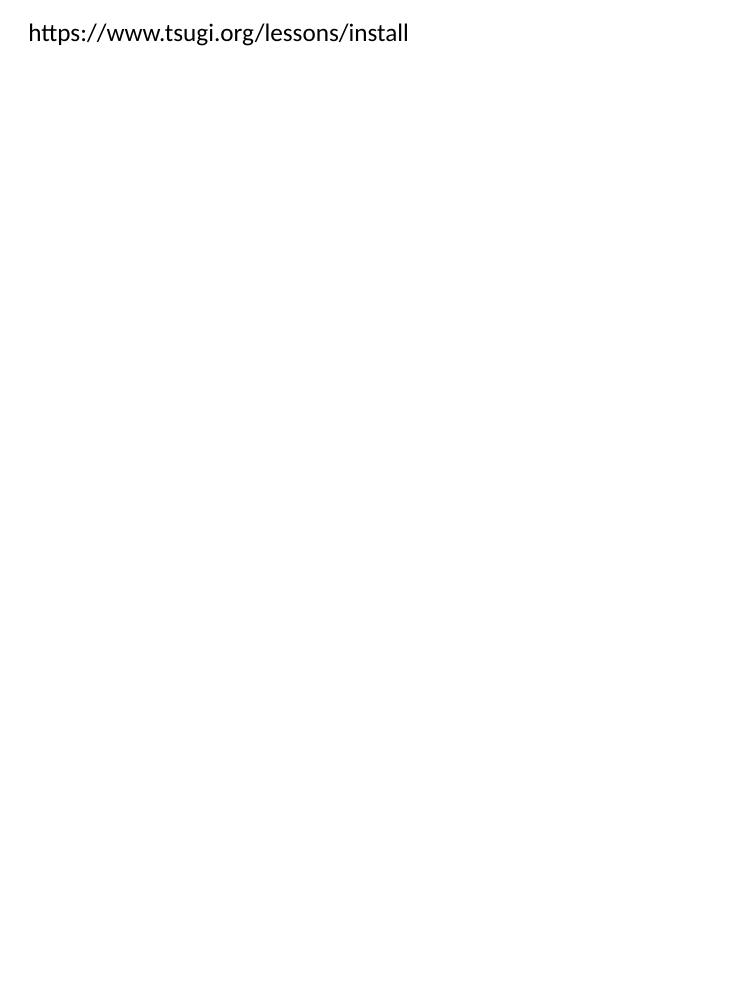
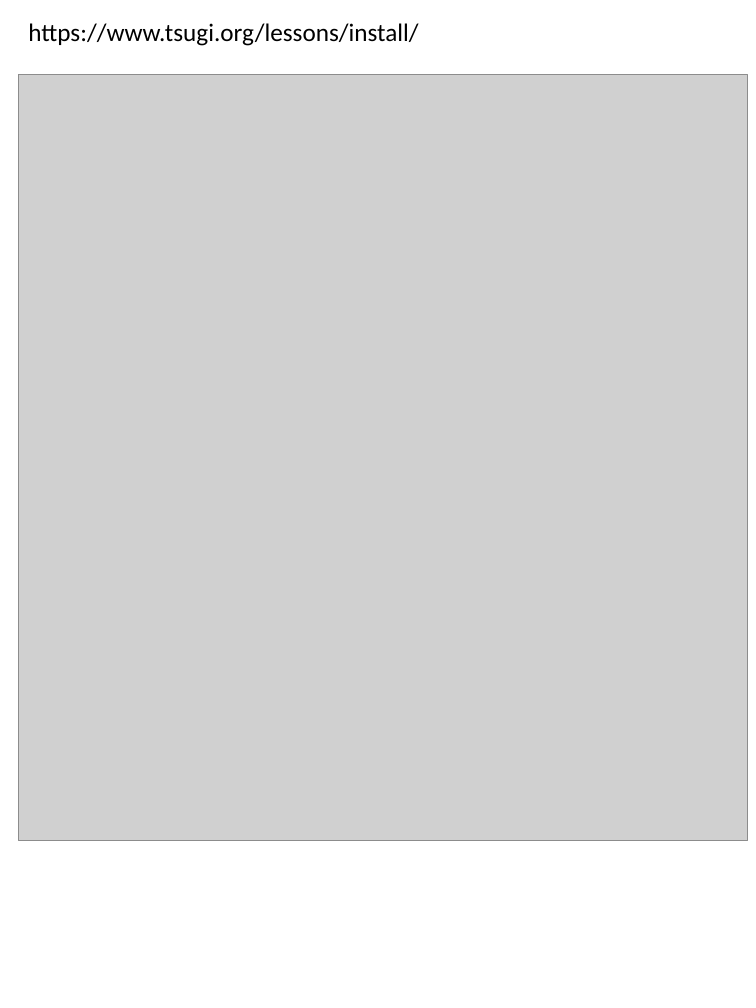
Before and after one commit to tsugiproject/tsugi-org, a slide deck: slide 3 of lectures/00-Workshop-Handout.pptx. Drawn at 756x1008 pixels with LibreOffice and Linux fonts; fonts in the diff are those of the drawing; grey boxes stand for pictures; background and template pictures are left out. Boxes give left, top, right and bottom in pixels: in the first picture for what was removed or moved away, otherwise in the second. Text is boxed around its words. In the diff, an @@ line names an element or a change of style, - is before the commit and + after.

Commit message:
Tweaks

```diff
--- a/lectures/00-Workshop-Handout.pptx
+++ b/lectures/00-Workshop-Handout.pptx
@@ text at box(28, 23, 418, 46): text changed @@
-https://www.tsugi.org/lessons/install
+https://www.tsugi.org/lessons/install/
@@ picture added at box(18, 75, 748, 841) @@
```
Also in this commit, not shown: 2 other slides changed, 1 slide added.
